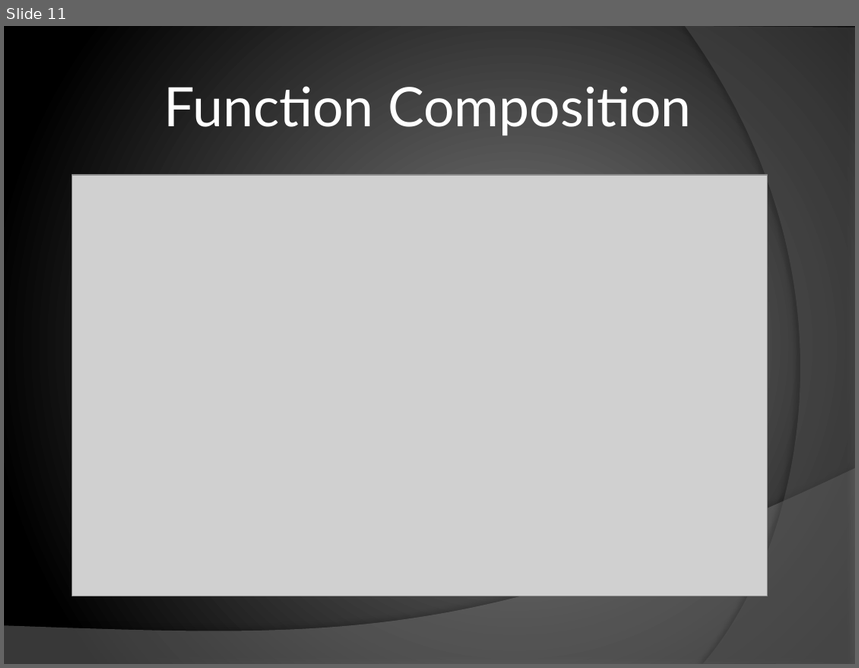
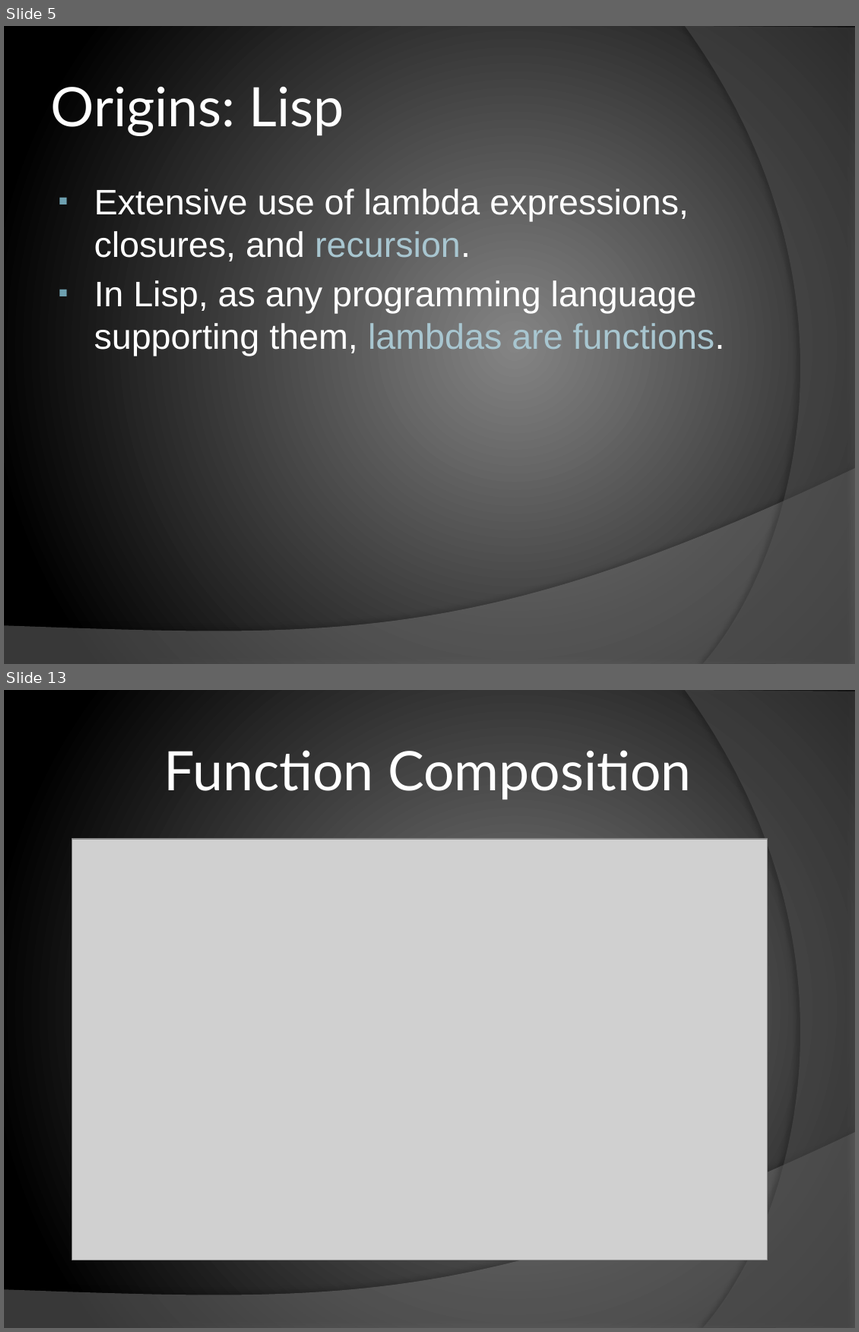
Before and after one commit to chrislewis/JaxFunc_0_ImperativelyFunctional, a slide deck: JaxFunc.pptx. Shown one above the other, each under a label of ours: slide 11 before the commit, slides 5 and 13 after it; the slides between them are not shown. The pictures are 859x668 and 859x1332 pixels, drawn with LibreOffice and Linux fonts; fonts in the diff are those of the drawing; grey boxes stand for pictures. Boxes give left, top, right and bottom in pixels: in the first picture for what was removed or moved away, otherwise in the second. Text is boxed around its words. In the diff, an @@ line names an element or a change of style, - is before the commit and + after.

Commit message:
trimmed calc, added small lisp example

```diff
--- a/JaxFunc.pptx
+++ b/JaxFunc.pptx
@@ slide 5 added at <box>4,26,855,664</box>, background gradient #848484 to #000000; not listed: 2 template elements that a slide beside it also shows @@
@@ title added at <box>51,87,344,136</box>, 46 pt, text #FFFFFF @@
+Origins: Lisp
@@ text added at <box>94,189,725,356</box>, 30 pt, text #FFFFFF @@
+▪ Extensive use of lambda expressions, closures, and recursion.
+▪ In Lisp, as any programming language supporting them, lambdas are functions.
@@ what was slide 11 is now slide 13 @@
```
Also in this commit, not shown: 17 slides changed, 2 other slides added.
